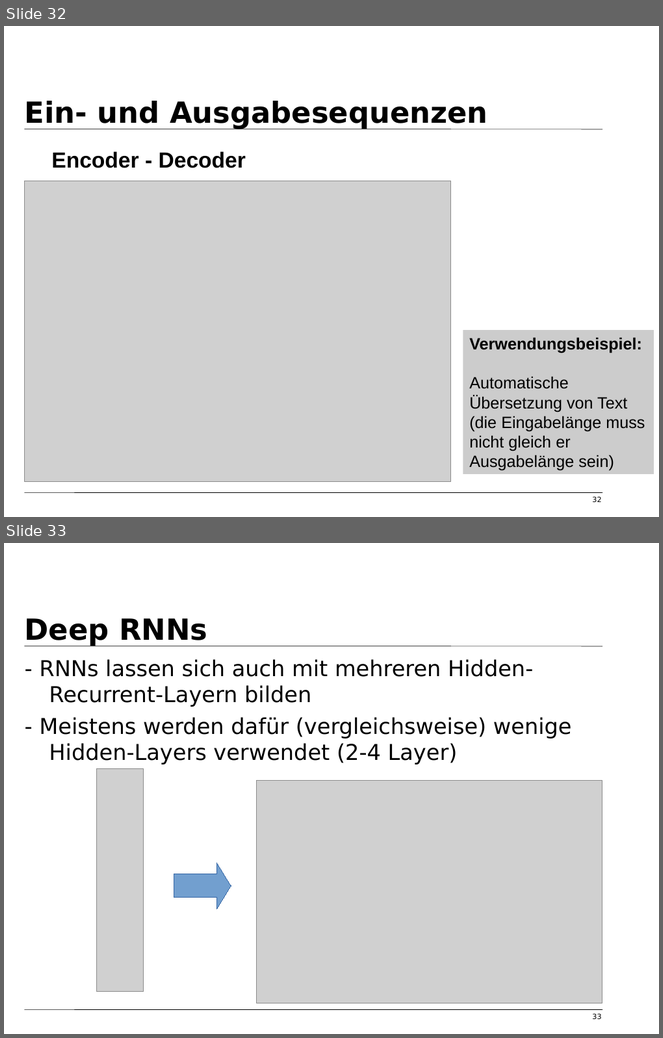
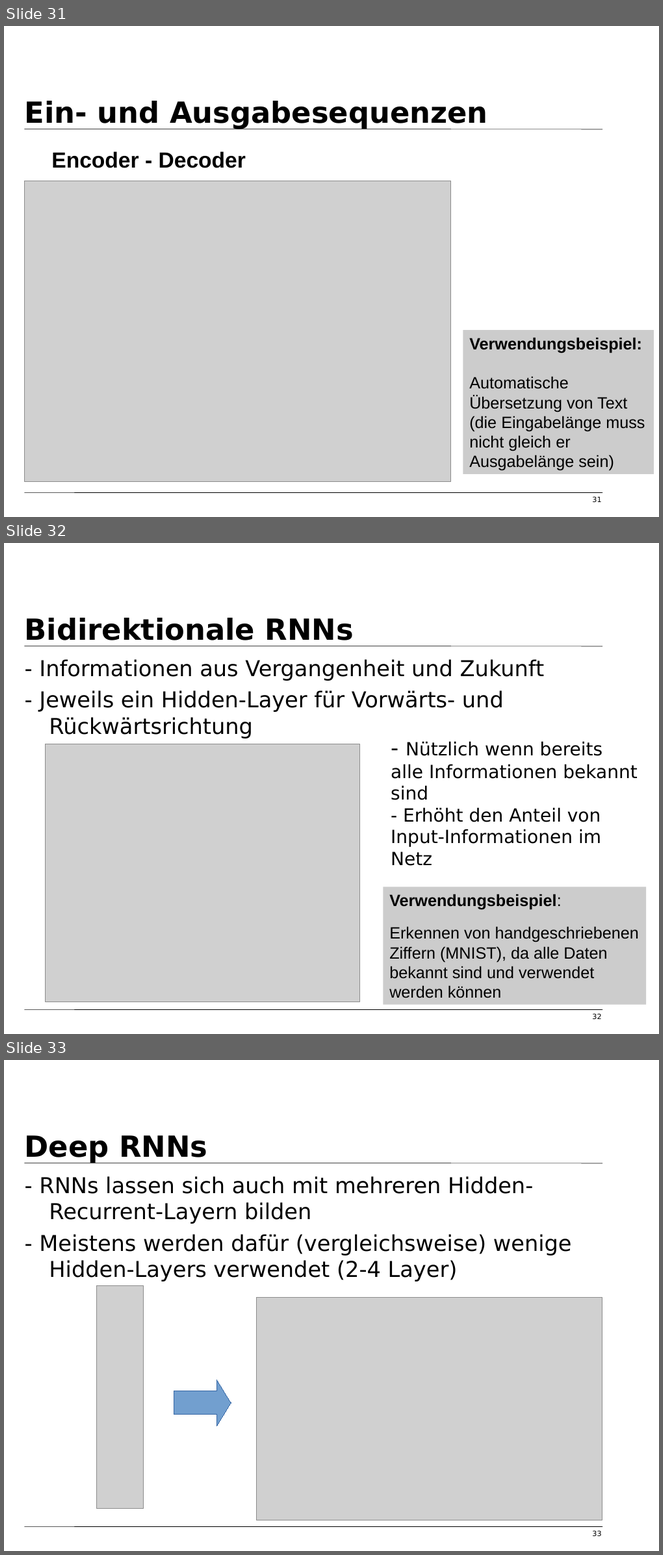
Before and after one commit to tfassbender/deep_learning_team_rnn, a slide deck: vorlesung/vorlesung_rnn_tobias_marvin.odp. Shown one above the other, each under a label of ours: slides 32 and 33 before the commit, slides 31, 32 and 33 after it. The pictures are 663x1038 and 663x1555 pixels, drawn with LibreOffice and Linux fonts; fonts in the diff are those of the drawing; grey boxes stand for pictures; background and template pictures are left out. Boxes give left, top, right and bottom in pixels: in the first picture for what was removed or moved away, otherwise in the second. Text is boxed around its words. In the diff, an @@ line names an element or a change of style, - is before the commit and + after.

```diff
--- a/vorlesung/vorlesung_rnn_tobias_marvin.odp
+++ b/vorlesung/vorlesung_rnn_tobias_marvin.odp
@@ slide 32 added at (4, 543, 659, 1034), background #FFFFFF; not listed: 2 template elements that a slide beside it also shows @@
@@ title added at (25, 618, 354, 646), 32 pt, text #000000, bold @@
+Bidirektionale RNNs
@@ text added at (39, 659, 545, 739), 24 pt, text #000000 @@
+- Informationen aus Vergangenheit und Zukunft
+- Jeweils ein Hidden-Layer für Vorwärts- und Rückwärtsrichtung
@@ picture added at (46, 744, 360, 1002) @@
@@ text added at (391, 741, 638, 866), 20 pt, text #000000 @@
+- Nützlich wenn bereits alle Informationen bekannt sind
+- Erhöht den Anteil von Input-Informationen im Netz
@@ rectangle added at (384, 887, 647, 1005), fill #CCCCCC, 18 pt, text #000000 @@
+Verwendungsbeispiel:
+Erkennen von handgeschriebenen Ziffern (MNIST), da alle Daten bekannt sind und verwendet werden können
@@ page number added at (592, 1014, 601, 1019), 8 pt, text #000000 @@
+32
@@ what was slide 32 is now slide 31 @@
@@ page number at (592, 497, 601, 502): text changed @@
-32
+31
```
Also in this commit, not shown: 1 slide changed, 1 slide removed, 1 other file.
